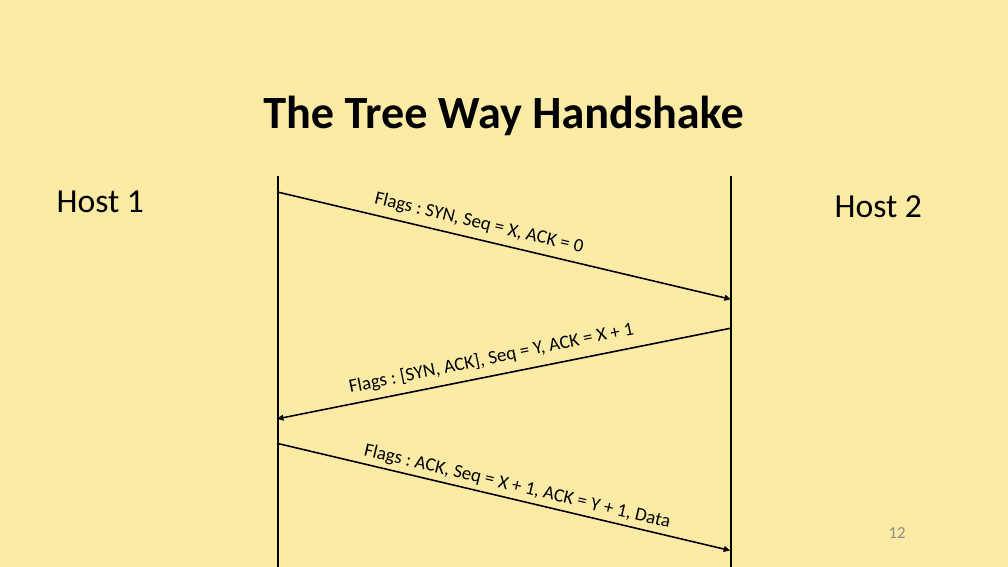
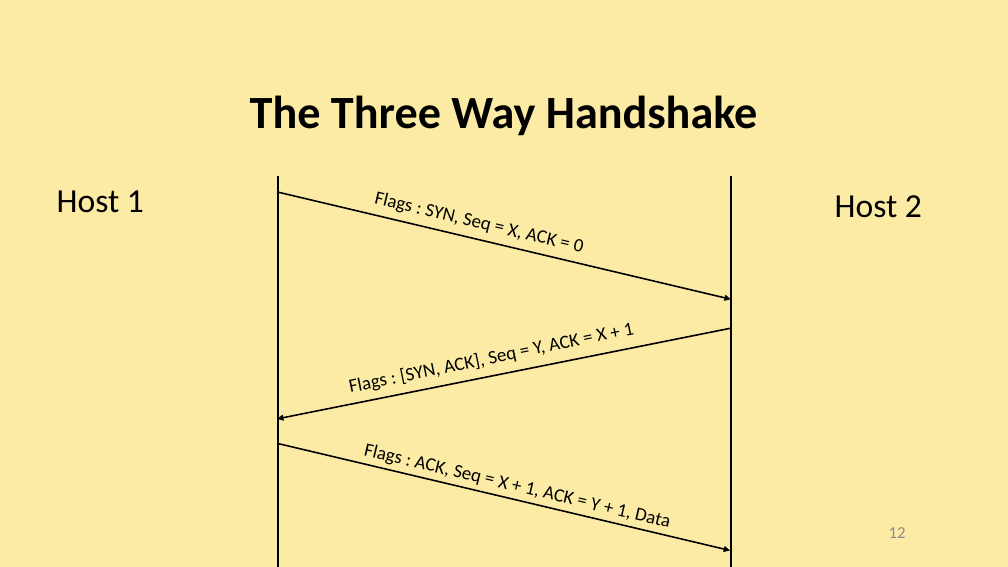
Before and after one commit to AliGhaffarian/university_thingies, a slide deck: slide 12 of research_and_presentation/Transport Layer, TCP and Floods/presentation_slides/Transport Layer, TCP and Floods.pptx. Drawn at 1008x567 pixels with LibreOffice and Linux fonts; fonts in the diff are those of the drawing. Boxes give left, top, right and bottom in pixels: in the first picture for what was removed or moved away, otherwise in the second. Text is boxed around its words. In the diff, an @@ line names an element or a change of style, - is before the commit and + after.

```diff
--- a/research_and_presentation/Transport Layer, TCP and Floods/presentation_slides/Transport Layer, TCP and Floods.pptx
+++ b/research_and_presentation/Transport Layer, TCP and Floods/presentation_slides/Transport Layer, TCP and Floods.pptx
@@ title at (250, 95, 757, 136): text changed @@
-The Tree Way Handshake
+The Three Way Handshake
```
Also in this commit, not shown: 1 other file.
